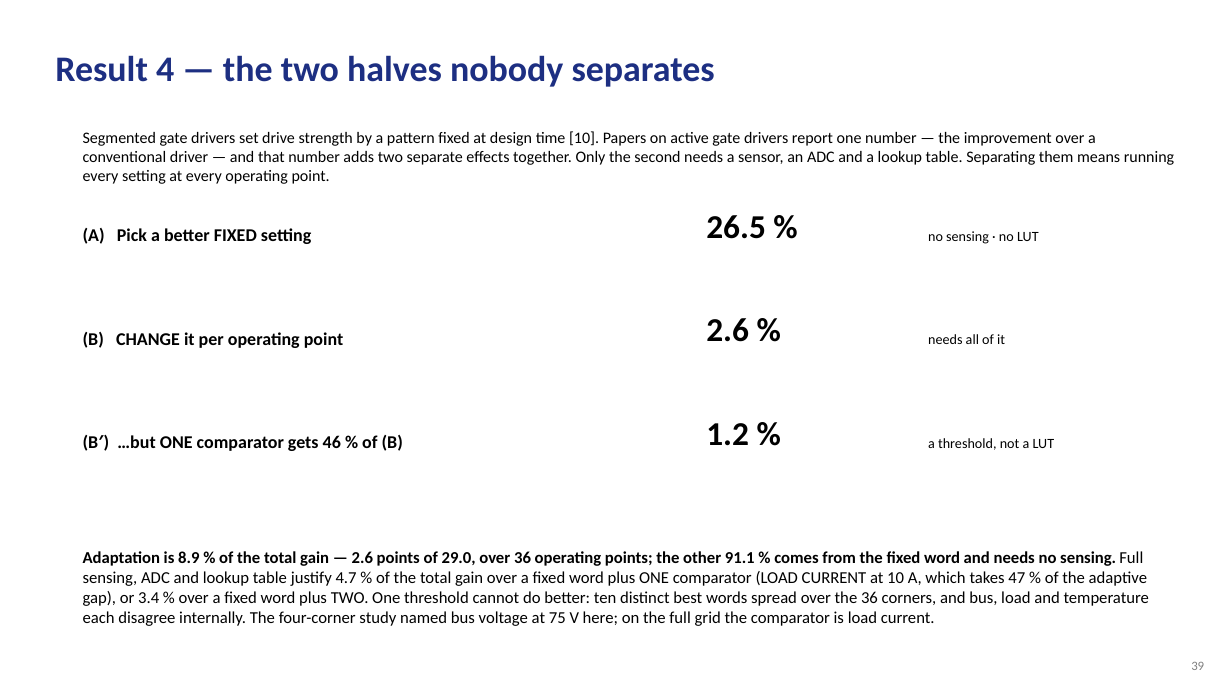
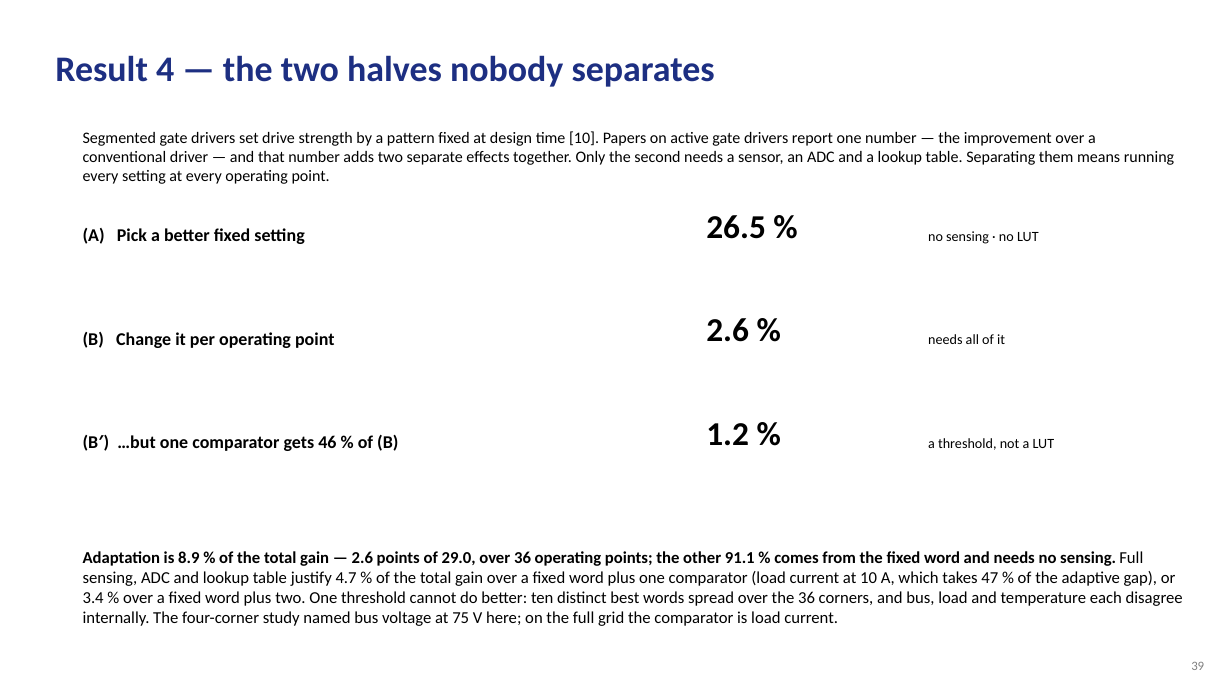
Before and after one commit to Amritha902/gan-driver, a slide deck: slide 39 of review/GaN_Review1_BACKUP.pptx. Drawn at 1232x693 pixels with LibreOffice and Linux fonts; fonts in the diff are those of the drawing. Boxes give left, top, right and bottom in pixels: in the first picture for what was removed or moved away, otherwise in the second. Text is boxed around its words. In the diff, an @@ line names an element or a change of style, - is before the commit and + after.

```diff
--- a/review/GaN_Review1_BACKUP.pptx
+++ b/review/GaN_Review1_BACKUP.pptx
@@ text at bbox=[83, 228, 304, 244]: text changed @@
-(A) Pick a better FIXED setting
+(A) Pick a better fixed setting
@@ text at bbox=[83, 332, 334, 348]: text changed @@
-(B) CHANGE it per operating point
+(B) Change it per operating point
@@ text at bbox=[83, 435, 398, 451]: text changed @@
-(B′) …but ONE comparator gets 46 % of (B)
+(B′) …but one comparator gets 46 % of (B)
@@ text at bbox=[83, 551, 1183, 626]: text changed @@
-Adaptation is 8.9 % of the total gain — 2.6 points of 29.0, over 36 operating points; the other 91.1 % comes from the fixed word and needs no sensing. Full sensing, ADC and lookup table justify 4.7 % of the total gain over a fixed word plus ONE comparator (LOAD CURRENT at 10 A, which takes 47 % of the adaptive gap), or 3.4 % over a fixed word plus TWO. One threshold cannot do better: ten distinct best words spread over the 36 corners, and bus, load and temperature each disagree internally. The four-corner study named bus voltage at 75 V here; on the full grid the comparator is load current.
+Adaptation is 8.9 % of the total gain — 2.6 points of 29.0, over 36 operating points; the other 91.1 % comes from the fixed word and needs no sensing. Full sensing, ADC and lookup table justify 4.7 % of the total gain over a fixed word plus one comparator (load current at 10 A, which takes 47 % of the adaptive gap), or 3.4 % over a fixed word plus two. One threshold cannot do better: ten distinct best words spread over the 36 corners, and bus, load and temperature each disagree internally. The four-corner study named bus voltage at 75 V here; on the full grid the comparator is load current.
```
Also in this commit, not shown: 43 other slides changed, 10 other files.
